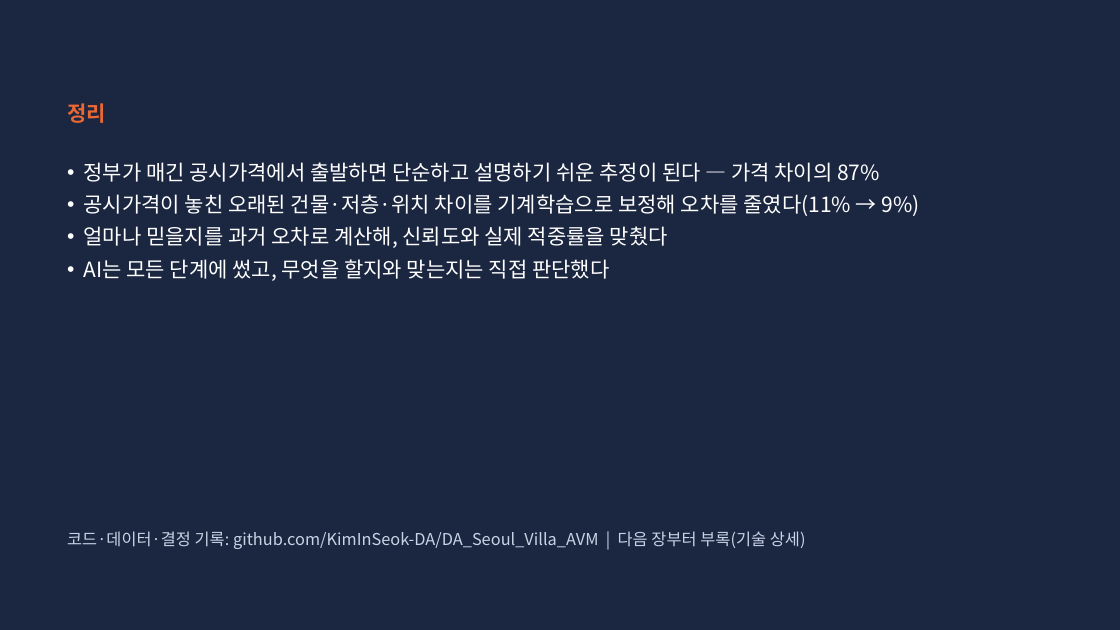
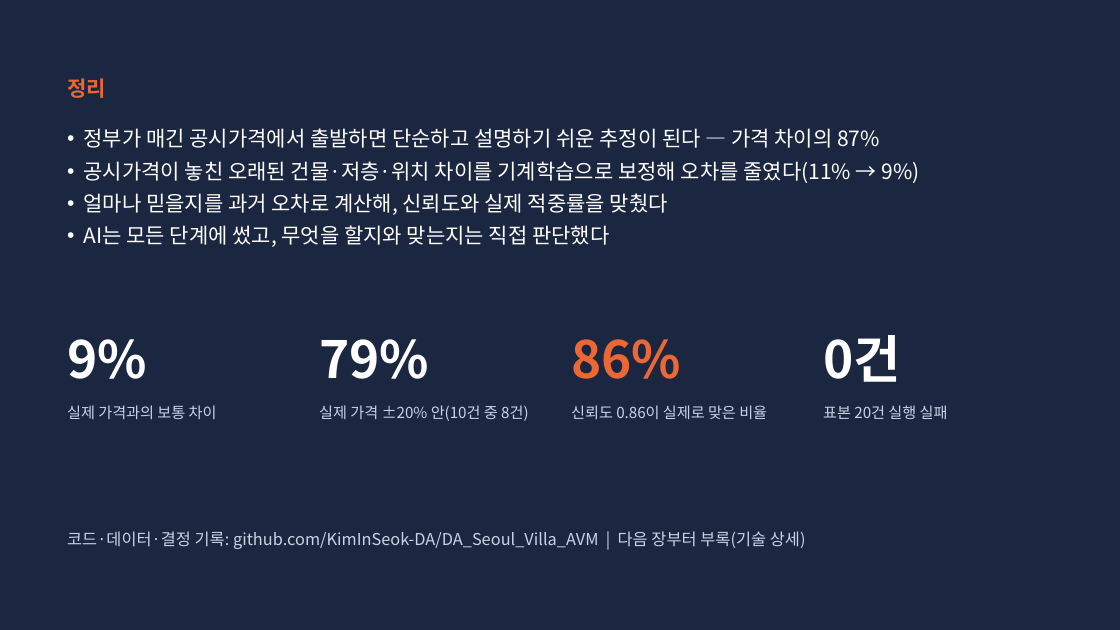
Before and after one commit to KimInSeok-DA/DA_Seoul_Villa_AVM, a slide deck: slide 21 of presentation/AVM_발표.pptx (slide 19 before the commit). Drawn at 1120x630 pixels with LibreOffice and Linux fonts; fonts in the diff are those of the drawing. Boxes give left, top, right and bottom in pixels: in the first picture for what was removed or moved away, otherwise in the second. Text is boxed around its words. In the diff, an @@ line names an element or a change of style, - is before the commit and + after.

Commit message:
PPT 보완: 실제 실행 화면·목차·AI 오류 사례, 패키지 없을 때 안내 메시지

```diff
--- a/presentation/AVM_발표.pptx
+++ b/presentation/AVM_발표.pptx
@@ text "정리": place and size @@
-text "정리" at [67, 103, 106, 123]
+text "정리" at [67, 78, 106, 98]
@@ text "정부가 매긴 공시가격에서 출발하면 단순하고 ...": place and size @@
-text "정부가 매긴 공시가격에서 출발하면 단순하고 ..." at [84, 162, 920, 281]
+text "정부가 매긴 공시가격에서 출발하면 단순하고 ..." at [84, 128, 920, 247]
@@ text added at [67, 339, 147, 379], 44 pt, text #FFFFFF, bold @@
+9%
@@ text added at [319, 339, 429, 379], 44 pt, text #FFFFFF, bold @@
+79%
@@ text added at [571, 339, 681, 379], 44 pt, text #EB6834, bold @@
+86%
@@ text added at [823, 335, 901, 382], 44 pt, text #FFFFFF, bold @@
+0건
@@ text added at [67, 405, 217, 419], 13 pt, text #C9D3E6 @@
+실제 가격과의 보통 차이
@@ text added at [319, 405, 528, 421], 13 pt, text #C9D3E6 @@
+실제 가격 ±20% 안(10건 중 8건)
@@ text added at [571, 405, 767, 419], 13 pt, text #C9D3E6 @@
+신뢰도 0.86이 실제로 맞은 비율
@@ text added at [823, 405, 948, 419], 13 pt, text #C9D3E6 @@
+표본 20건 실행 실패
```
Also in this commit, not shown: 24 other slides changed, 2 slides added, 9 other files.
